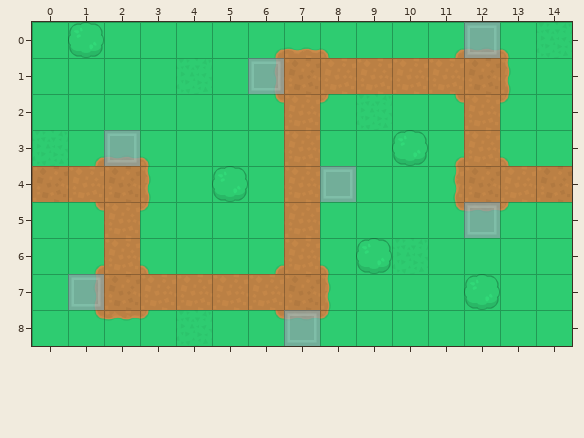
Tiled map: assets/map.tmx. The picture above was drawn from the file before the commit.
Cells are 64x64 px. Shown: x 0..14, y 0..8.
And afterwards:
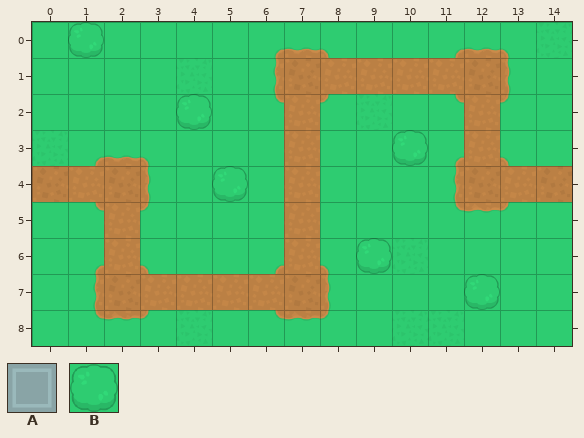
Key: from "kenney-td": A 84, B 130.
_ is an empty cell.
Objects are placed by their top-left corner, in cells (3,4 is the top-left corner of cell 3,4); size is 1x1 cell unless given.
Change:
Layer "foliage":
Tile B is added in row 2 at x 4.
Layer "towers" (now hidden):
Object A "tower2" at 12,0 is removed.
Object A "tower3" at 6,1 is removed.
Object A "tower7" at 2,3 is removed.
Object A "tower4" at 8,4 is removed.
Object A "tower1" at 12,5 is removed.
Object A "tower6" at 1,7 is removed.
Object A "tower5" at 7,8 is removed.
